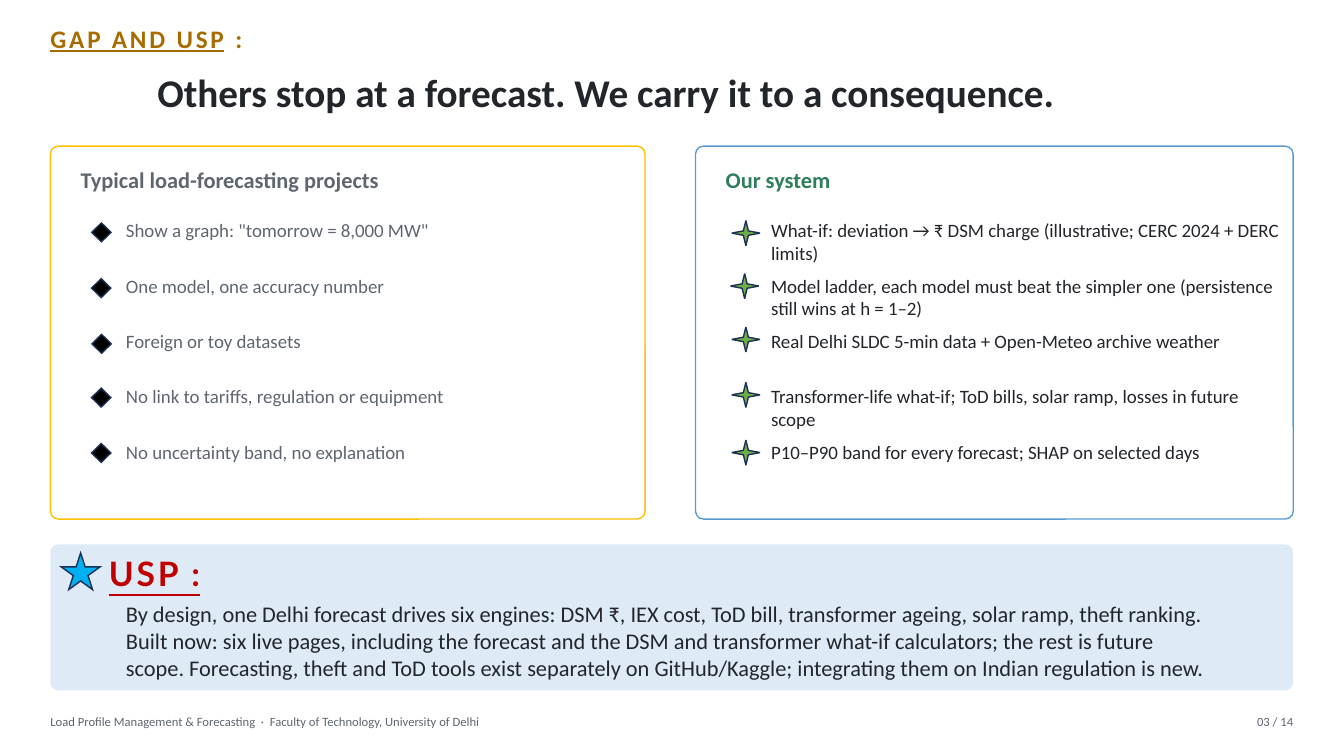
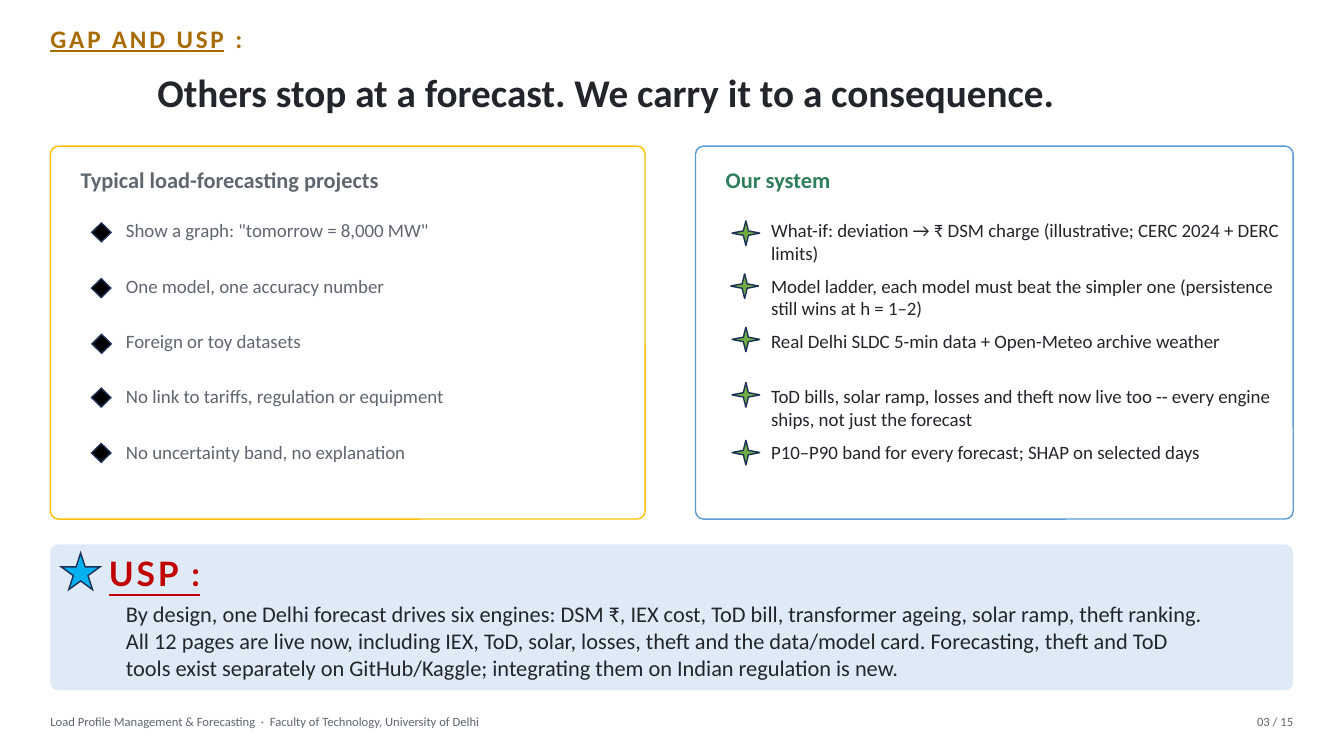
Before and after one commit to Vansh-lab/lpmf, a slide deck: slide 3 of docs/LPMF_Project_Presentation.pptx. Drawn at 1344x756 pixels with LibreOffice and Linux fonts; fonts in the diff are those of the drawing. Boxes give left, top, right and bottom in pixels: in the first picture for what was removed or moved away, otherwise in the second. Text is boxed around its words. In the diff, an @@ line names an element or a change of style, - is before the commit and + after.

```diff
--- a/docs/LPMF_Project_Presentation.pptx
+++ b/docs/LPMF_Project_Presentation.pptx
@@ text at bbox=[771, 390, 1270, 430]: text changed @@
-Transformer-life what-if; ToD bills, solar ramp, losses in future scope
+ToD bills, solar ramp, losses and theft now live too -- every engine ships, not just the forecast
@@ text at bbox=[126, 606, 1201, 680]: text changed @@
-By design, one Delhi forecast drives six engines: DSM ₹, IEX cost, ToD bill, transformer ageing, solar ramp, theft ranking. Built now: six live pages, including the forecast and the DSM and transformer what-if calculators; the rest is future scope. Forecasting, theft and ToD tools exist separately on GitHub/Kaggle; integrating them on Indian regulation is new.
+By design, one Delhi forecast drives six engines: DSM ₹, IEX cost, ToD bill, transformer ageing, solar ramp, theft ranking. All 12 pages are live now, including IEX, ToD, solar, losses, theft and the data/model card. Forecasting, theft and ToD tools exist separately on GitHub/Kaggle; integrating them on Indian regulation is new.
@@ text at bbox=[1257, 718, 1293, 726]: text changed @@
-03 / 14
+03 / 15
```
Also in this commit, not shown: 5 other slides changed, 7 slides added, 6 slides removed, 2 other files.
